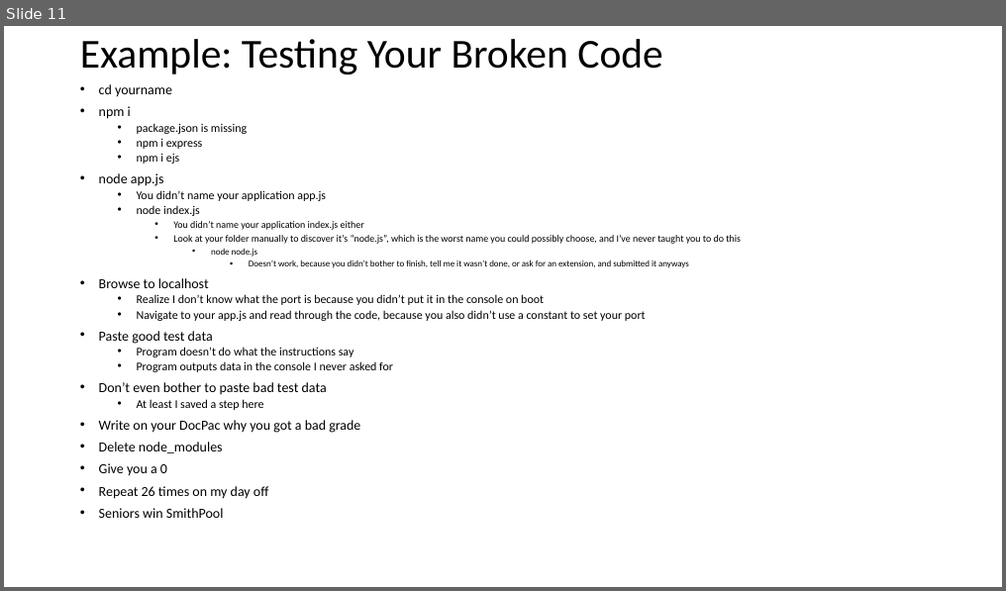
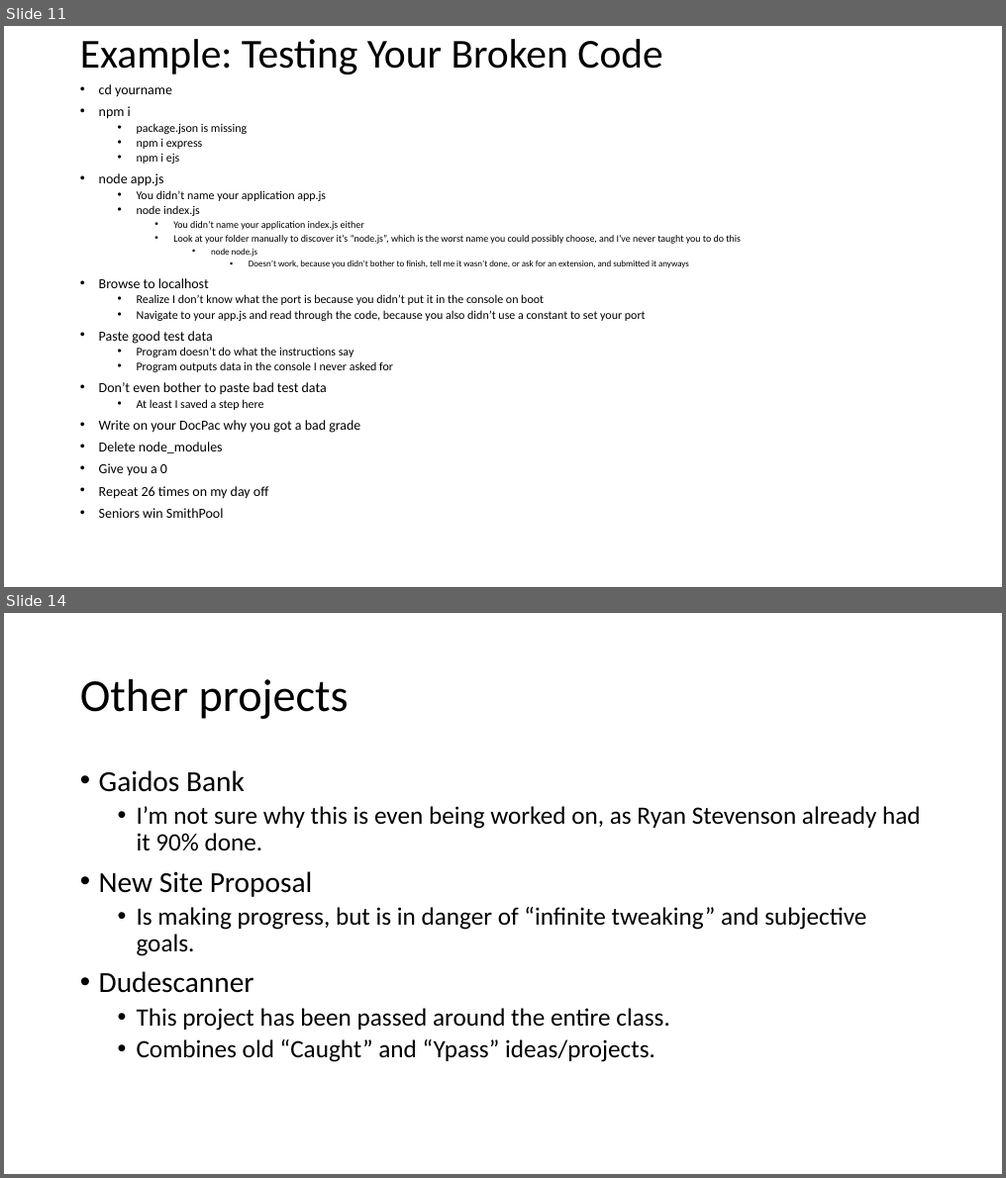
Before and after one commit to parke2023059/docpacs2223, a slide deck: docpac_24240223/Weekly Review.pptx. Shown one above the other, each under a label of ours: slide 11 before the commit, slides 11 and 14 after it; the slides between them are not shown. The pictures are 1006x591 and 1006x1178 pixels, drawn with LibreOffice and Linux fonts; fonts in the diff are those of the drawing. Boxes give left, top, right and bottom in pixels: in the first picture for what was removed or moved away, otherwise in the second. Text is boxed around its words. In the diff, an @@ line names an element or a change of style, - is before the commit and + after.

```diff
--- a/docpac_24240223/Weekly Review.pptx
+++ b/docpac_24240223/Weekly Review.pptx
@@ slide 14 added at [4, 613, 1002, 1174], background #FFFFFF @@
@@ title added at [80, 679, 349, 719], 44 pt, text #000000 @@
+Other projects
@@ text added at [99, 770, 921, 1062], 24 pt, text #000000 @@
+• Gaidos Bank
+  • I’m not sure why this is even being worked on, as Ryan Stevenson already had it 90% done.
+• New Site Proposal
+  • Is making progress, but is in danger of “infinite tweaking” and subjective goals.
+• Dudescanner
+  • This project has been passed around the entire class.
+  • Combines old “Caught” and “Ypass” ideas/projects.
```
Also in this commit, not shown: 4 slides changed, 2 other slides added, 1 other file.
